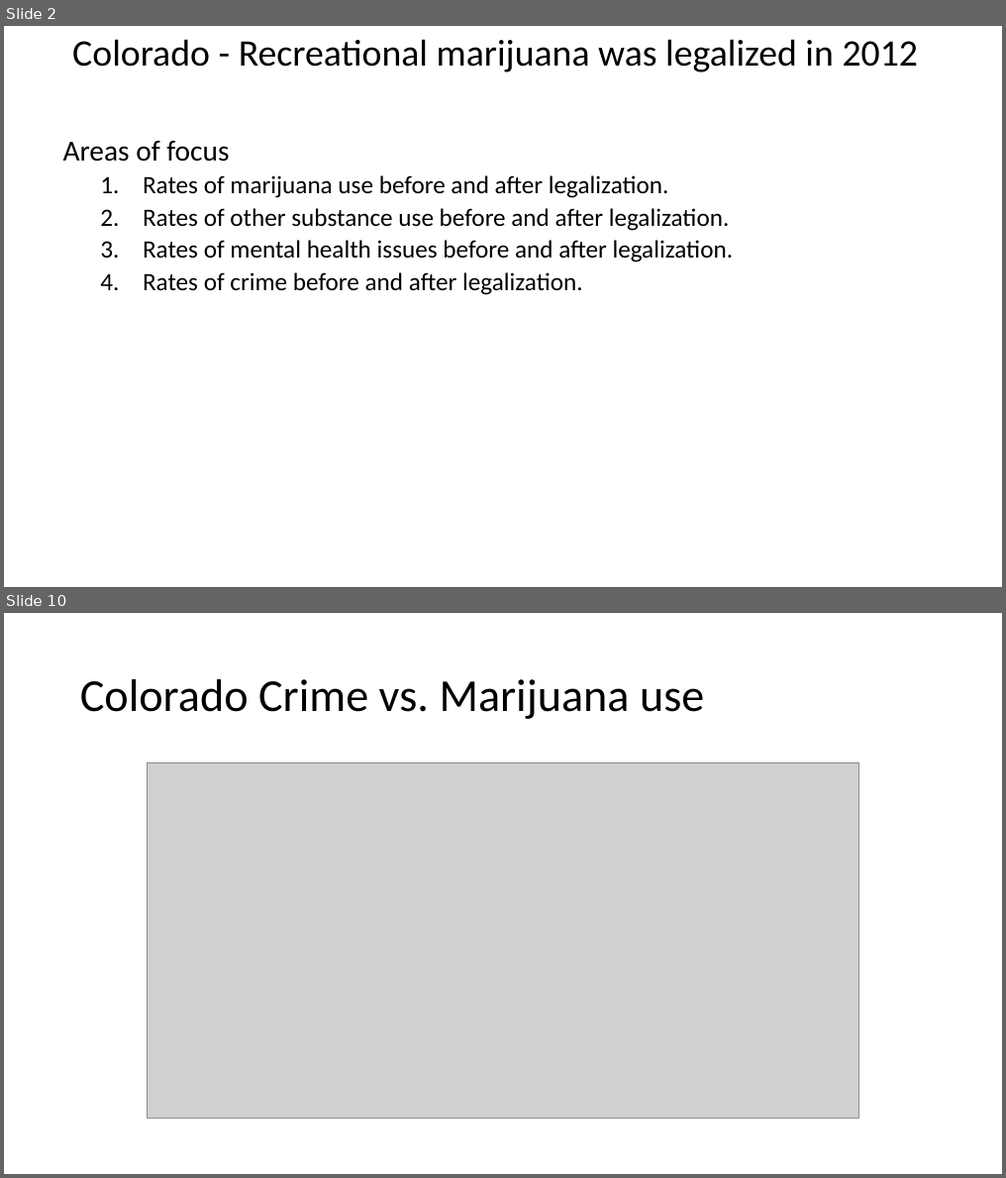
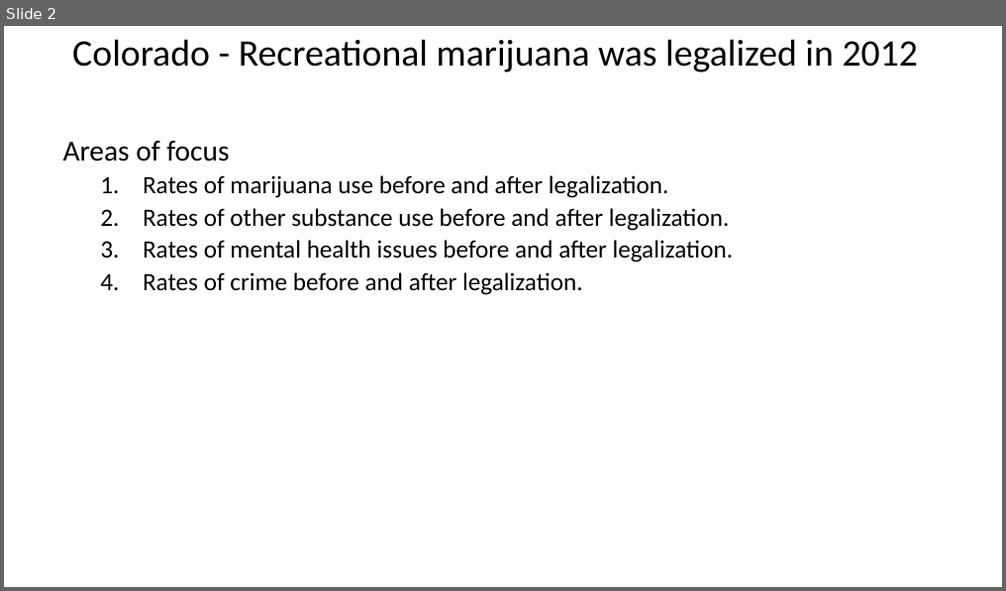
Before and after one commit to zdsteele/Project_1, a slide deck: Outline.pptx. Shown one above the other, each under a label of ours: slides 2 and 10 before the commit, slide 2 after it; the slides between them are not shown. The pictures are 1006x1178 and 1006x591 pixels, drawn with LibreOffice and Linux fonts; fonts in the diff are those of the drawing; grey boxes stand for pictures. Boxes give left, top, right and bottom in pixels: in the first picture for what was removed or moved away, otherwise in the second. Text is boxed around its words. In the diff, an @@ line names an element or a change of style, - is before the commit and + after.

```diff
--- a/Outline.pptx
+++ b/Outline.pptx
@@ slide 10 removed at <box>4,613,1002,1174</box>, background #FFFFFF @@
@@ title removed at <box>80,679,704,719</box> @@
-Colorado Crime vs. Marijuana use
@@ picture removed at <box>147,762,859,1119</box> @@
```
Also in this commit, not shown: 9 slides added, 7 other slides removed, 12 other files.
